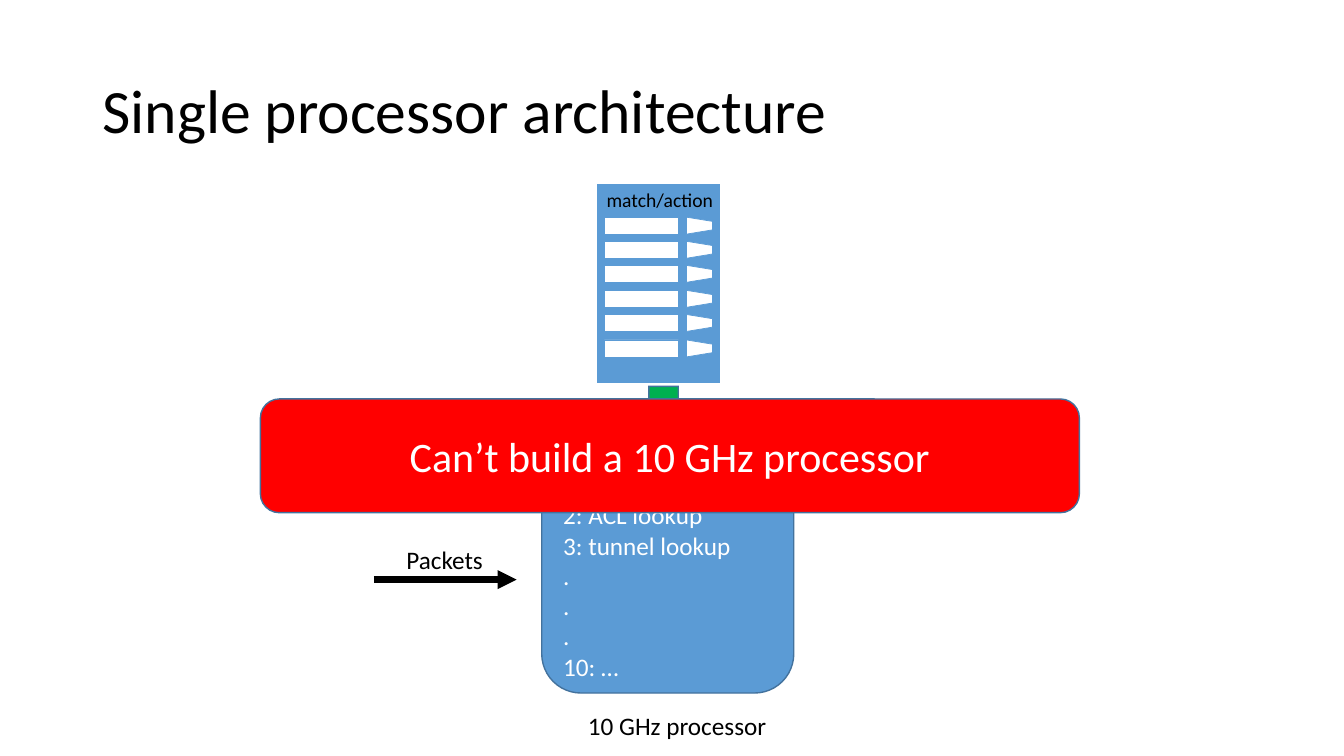
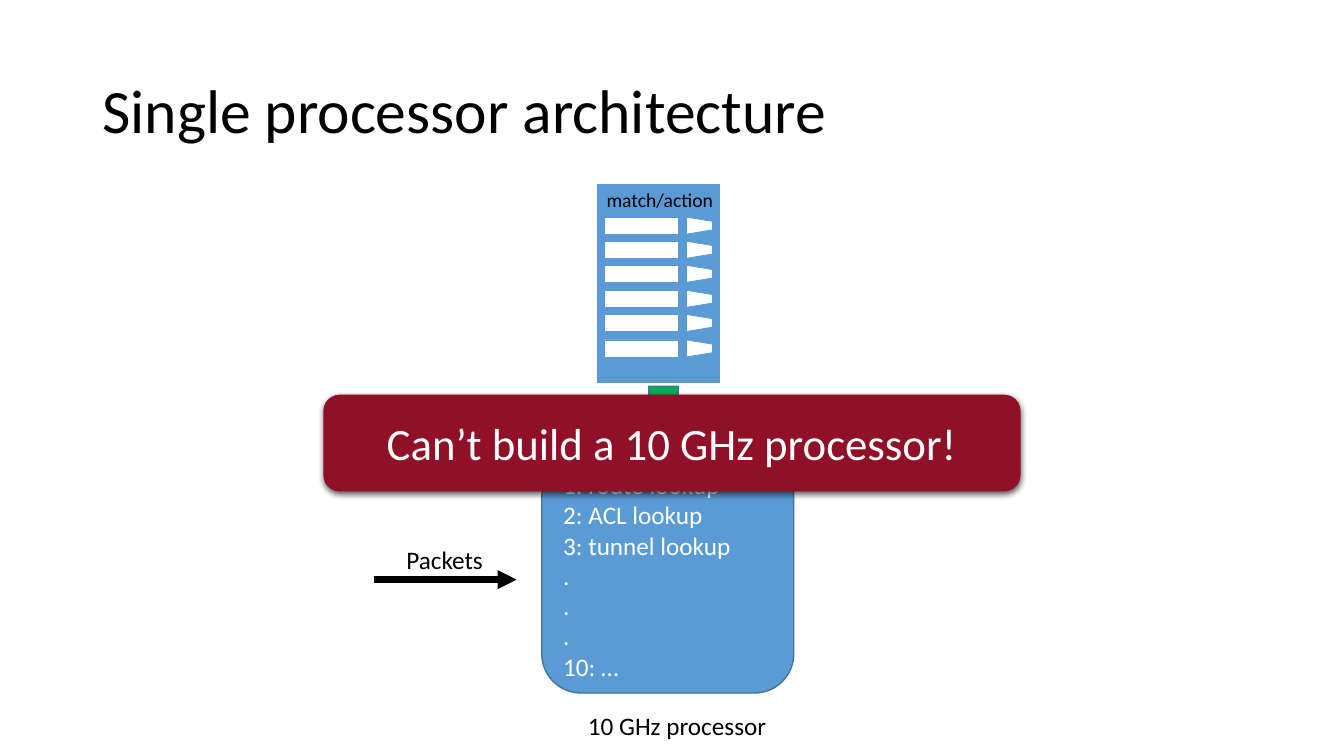
Before and after one commit to anirudhSK/pifo-domino-marple-ppts, a slide deck: slide 10 of combined_domino_pifo.pptx. Drawn at 1344x756 pixels with LibreOffice and Linux fonts; fonts in the diff are those of the drawing. Boxes give left, top, right and bottom in pixels: in the first picture for what was removed or moved away, otherwise in the second. Text is boxed around its words. In the diff, an @@ line names an element or a change of style, - is before the commit and + after.

```diff
--- a/combined_domino_pifo.pptx
+++ b/combined_domino_pifo.pptx
@@ rounded rectangle "Can’t build a 10 GHz ...": place and size @@
-rounded rectangle "Can’t build a 10 GHz ..." at bbox=[260, 399, 1079, 513]
+rounded rectangle "Can’t build a 10 GHz ..." at bbox=[324, 395, 1021, 492]
@@ rounded rectangle "Can’t build a 10 GHz ..." at bbox=[324, 395, 1021, 492]: fill #FF0000 to #901028; outline #43739E 1 pt to none; shadow on @@
@@ text in rounded rectangle at bbox=[387, 428, 956, 468]: text changed; size 30 to 32 pt @@
-Can’t build a 10 GHz processor
+Can’t build a 10 GHz processor!
```
Also in this commit, not shown: 7 other slides changed, 1 slide added.
